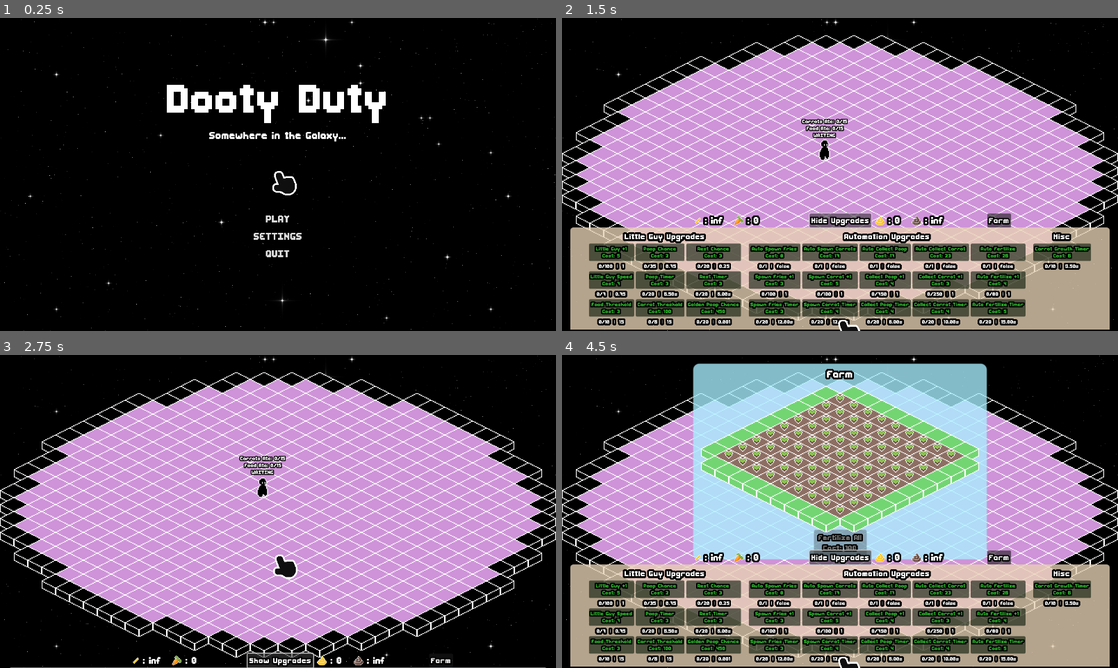
Above: before the commit, frames 1-4 (two rows, left to right).
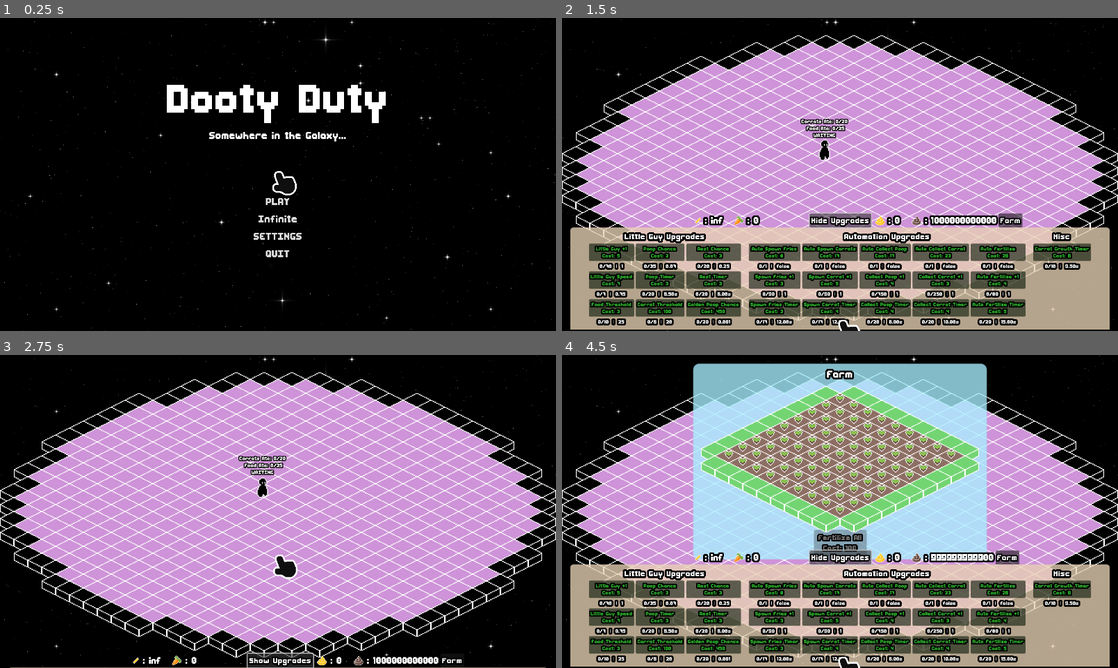
Above: after the commit, the same moments.

Repository: FennecKii/gdtv-jam-2025
Game: Godot game, scene res://ui/main_menu.tscn
Two runs of this game, one before a commit and one after it. Both use one fixed random seed, a clock stepped at 60 frames per second and the inputs below. Sound files missing from this copy of the repository are replaced by a short silence.
Inputs (mouse positions are in pixels of both pictures, inside the frame that each line leads up to):
- Up to frame 1 (0.25 s): no input
- Up to frame 2 (1.5 s): click (840, 218) at 0.5 s, where only the run after the commit has a clickable "Infinite"; click "Show Upgrades" at 1.25 s
- Up to frame 3 (2.75 s): click "Hide Upgrades" at 2 s
- Up to frame 4 (4.5 s): click "Farm" at 2.75 s; click "Fertilize All Cost: 100" at 3.5 s; click "Show Upgrades" at 4.25 s

The runs differ from the first frame. In frame 1, 0.2% of the frame differs, in the area x 46-54%, y 57-66%; in frame 2, 1.0%, in the area x 6-83%, y 32-99%; in frame 3, 0.4%; in frame 4, 0.9%.

Commit message:
final changes and debug

Diff:
--- a/globals/Global.gd
+++ b/globals/Global.gd
@@ -5,6 +5,9 @@
 var master_volume: float = 0
 var music_volume: float = -6
 var sfx_volume: float = -6
+
+var game_won: bool = false
+var infinite_mode: bool = false
 
 @onready var littleguy_scene: PackedScene = preload("res://little guy/little_guy.tscn")
 @onready var poop_scene: PackedScene = preload("res://poop/poop.tscn")
@@ -26,7 +29,7 @@
 var poop_detection_area: Area2D
 var food_group: Node2D
 
-var common_poops_collected: float = INF
+var common_poops_collected: int = 0
 var common_food_amount: float = INF
 var common_carrot_amount: int = 0
 
@@ -43,7 +46,7 @@
 var carrot_pool_upgrade_cost: int = 100
 var carrot_pool_upgrade_count: int = 0
 const carrot_pool_upgrade_max: int = 6
-var carrot_pool_max: int = 15
+var carrot_pool_max: int = 20
 
 # UI interaction
 var cursor_interacted: bool = false
@@ -60,9 +63,9 @@
 # Little guy parameters
 var littleguy_count: int = 1
 var littleguy_speed: float = 75.0			# Little guy speed
-var littleguy_max_food_pool: int = 15		# Max food little guy can eat before guaranteed poop
+var littleguy_max_food_pool: int = 25		# Max food little guy can eat before guaranteed poop
 var poop_time: float = 6.5					# Time it takes for little guy to poop when in poop state
-var poop_chance: float = 0.75				# Chance for little guy to poop when in poop state
+var poop_chance: float = 0.075				# Chance for little guy to poop when in poop state
 var rest_time: float = 6.0					# Time it takes for little guy to rest when in rest state
 var rest_chance: float = 0.25				# Chance for little guy to take a rest when in collect state
 
@@ -115,7 +118,7 @@
 
 
 # Upgrade Maximums
-const littleguy_count_upgrade_max: int = 100
+const littleguy_count_upgrade_max: int = 70
 const littleguy_speed_upgrade_max: int = 7
 const littleguy_max_food_pool_upgrade_max: int = 10
 const poop_time_upgrade_max: int = 20
@@ -126,11 +129,11 @@
 const poop_auto_collect_amount_upgrade_max: int = 750
 const poop_auto_collect_time_upgrade_max: int = 20
 const food_spawn_auto_upgrade_max: int = 1
-const food_spawn_time_upgrade_max: int = 20
-const food_spawn_amount_upgrade_max: int = 100
+const food_spawn_time_upgrade_max: int = 17
+const food_spawn_amount_upgrade_max: int = 90
 const carrot_spawn_auto_upgrade_max: int = 1
-const carrot_spawn_time_upgrade_max: int = 20
-const carrot_spawn_amount_upgrade_max: int = 100
+const carrot_spawn_time_upgrade_max: int = 17
+const carrot_spawn_amount_upgrade_max: int = 90
 const carrot_growth_time_upgrade_max: int = 10
 const farm_auto_fertilize_upgrade_max: int = 1
 const farm_auto_fertilize_amount_upgrade_max: int = 80
@@ -219,6 +222,8 @@
 	farm_auto_fertilize_amount_upgrade_count = 0
 	farm_auto_fertilize_time_upgrade_count = 0
 	farm_auto_collect_upgrade_count = 0
+	golden_poop_chance_upgrade_count = 0
+	carrot_pool_upgrade_count = 0
 
 	# Upgrade Costs
 	littleguy_count_upgrade_cost = littleguy_count_upgrade_cost_base
@@ -244,6 +249,34 @@
 	farm_auto_collect_upgrade_cost = farm_auto_collect_upgrade_cost_base
 	farm_auto_collect_amount_upgrade_cost = farm_auto_collect_amount_upgrade_cost_base
 	farm_auto_collect_time_upgrade_cost = farm_auto_collect_time_upgrade_cost_base
+	golden_poop_chance_upgrade_cost = golden_poop_chance_upgrade_cost_base
+	carrot_pool_upgrade_cost = carrot_pool_upgrade_cost_base
+
+	littleguy_count = 1
+	littleguy_speed = 75.0
+	littleguy_max_food_pool = 25
+	poop_time = 6.5
+	poop_chance = 0.075
+	rest_time = 6.0
+	rest_chance = 0.25
+	poop_auto_collect = false
+	poop_auto_collect_amount = 1
+	poop_auto_collect_time = 6.0
+	food_spawn_auto = false
+	food_spawn_time = 12.0
+	food_spawn_amount = 1
+	carrot_spawn_auto = false
+	carrot_spawn_time = 12.0
+	carrot_spawn_amount = 1
+	carrot_growth_time = 9.5
+	farm_auto_fertilize = false
+	farm_auto_fertilize_amount = 1
+	farm_auto_fertilize_time = 15.0
+	farm_auto_collect = false
+	farm_auto_collect_amount = 1
+	farm_auto_collect_time = 10.0
+	golden_poop_chance = 0.00135
+	carrot_pool_max = 20
 
 
 func play_squash_stretch(object: Node):
--- a/little guy/little_guy.gd
+++ b/little guy/little_guy.gd
@@ -187,6 +187,7 @@
 		if is_golden_poop_chance:
 			for i in range(int(floori(float(carrot_pool) / Global.carrot_pool_max))):
 				if randf_range(0, 1) <= Global.golden_poop_chance:
+					print("pooping golden")
 					_poop_golden()
 			pooped = true
 			is_golden_poop_chance = false
--- a/main.gd
+++ b/main.gd
@@ -1,6 +1,17 @@
 extends Node2D
 
 @onready var settings: Control = %Settings
+@onready var win_panel: Control = $"CanvasLayer/Win Panel"
+
+
+func _ready() -> void:
+	if Global.game_won:
+		Global._initialized_values()
+		Global.common_poops_collected = 0
+		Global.common_carrot_amount = 0
+		Global.golden_poops_collected = 0
+		Global.game_won = false
+		win_panel.visible = false
 
 
 func _process(_delta: float) -> void:
@@ -10,7 +21,19 @@
 		if settings.visible:
 			SignalBus.settings_entered.emit()
 
+	if Global.golden_poops_collected >= 1:
+		get_tree().paused = true
+		Global.game_won = true
+		AudioManager.play_sfx_global(SoundResource.SoundType.BUTTON_START)
+		win_panel.visible = true
+
 
 func _on_menu_pressed() -> void:
 	AudioManager.play_sfx_global(SoundResource.SoundType.BUTTON_PRESS)
+	if Global.infinite_mode:
+		Global._initialized_values()
+		Global.common_poops_collected = 0
+		Global.common_carrot_amount = 0
+		Global.golden_poops_collected = 0
+		Global.infinite_mode = false
 	get_tree().change_scene_to_file("res://ui/main_menu.tscn")
--- a/main.tscn
+++ b/main.tscn
@@ -11,6 +11,7 @@
 [ext_resource type="StyleBox" uid="uid://cvxjbhhuhvsqa" path="res://resources/themes/settings_button_hover.tres" id="5_dg77c"]
 [ext_resource type="StyleBox" uid="uid://famjxx8d5arm" path="res://resources/themes/settings_button_pressed.tres" id="6_ycdy4"]
 [ext_resource type="StyleBox" uid="uid://dr1maxj5gjxmc" path="res://resources/themes/settings_button_normal.tres" id="7_w48qg"]
+[ext_resource type="PackedScene" uid="uid://bhmyxyjk7656y" path="res://ui/win_panel.tscn" id="11_dg77c"]
 
 [node name="Main" type="Node2D"]
 script = ExtResource("1_272bh")
@@ -53,6 +54,11 @@
 theme_override_styles/normal = ExtResource("7_w48qg")
 text = "Menu"
 
+[node name="Win Panel" parent="CanvasLayer" instance=ExtResource("11_dg77c")]
+process_mode = 3
+visible = false
+z_index = 3
+
 [node name="Cursor" parent="CanvasLayer" instance=ExtResource("3_1bvp3")]
 position = Vector2(654, 329)
 scale = Vector2(2, 2)
--- a/region/test.gd
+++ b/region/test.gd
@@ -28,6 +28,8 @@
 	Global.poop_group = poop_group
 	Global.golden_poop_group = golden_poop_group
 	SignalBus.add_little_guy.connect(_on_add_little_guy)
+	for i in range(Global.littleguy_count - 1):
+		spawner_component.spawn_littleguy()
 
 
 func _process(delta: float) -> void:
--- a/ui/cursor/cursor.tscn
+++ b/ui/cursor/cursor.tscn
@@ -4,6 +4,7 @@
 [ext_resource type="Script" uid="uid://cfearnoeejuck" path="res://ui/cursor/cursor.gd" id="2_o2uqn"]
 
 [node name="Cursor" type="Sprite2D"]
+process_mode = 3
 z_index = 4096
 z_as_relative = false
 texture = ExtResource("1_o2uqn")
--- a/ui/main_menu.gd
+++ b/ui/main_menu.gd
@@ -26,3 +26,13 @@
 
 func _on_button_mouse_entered() -> void:
 	AudioManager.play_sfx_global(SoundResource.SoundType.BUTTON_HOVER)
+
+
+func _on_infinite_pressed() -> void:
+	AudioManager.play_sfx_global(SoundResource.SoundType.BUTTON_START)
+	Global.infinite_mode = true
+	Global.common_poops_collected = 1000000000000
+	Global.common_carrot_amount = 0
+	Global.golden_poops_collected = 0
+	Global._initialized_values()
+	get_tree().change_scene_to_file("res://main.tscn")
--- a/ui/main_menu.tscn
+++ b/ui/main_menu.tscn
@@ -75,6 +75,14 @@
 [node name="Control" type="Control" parent="Buttons/VBoxContainer"]
 layout_mode = 2
 
+[node name="Infinite" type="Button" parent="Buttons/VBoxContainer"]
+layout_mode = 2
+theme_override_font_sizes/font_size = 32
+text = "Infinite"
+
+[node name="Control2" type="Control" parent="Buttons/VBoxContainer"]
+layout_mode = 2
+
 [node name="Settings" type="Button" parent="Buttons/VBoxContainer"]
 layout_mode = 2
 theme_override_font_sizes/font_size = 32
@@ -97,6 +105,8 @@
 
 [connection signal="mouse_entered" from="Buttons/VBoxContainer/Play" to="." method="_on_button_mouse_entered"]
 [connection signal="pressed" from="Buttons/VBoxContainer/Play" to="." method="_on_play_pressed"]
+[connection signal="mouse_entered" from="Buttons/VBoxContainer/Infinite" to="." method="_on_button_mouse_entered"]
+[connection signal="pressed" from="Buttons/VBoxContainer/Infinite" to="." method="_on_infinite_pressed"]
 [connection signal="mouse_entered" from="Buttons/VBoxContainer/Settings" to="." method="_on_button_mouse_entered"]
 [connection signal="pressed" from="Buttons/VBoxContainer/Settings" to="." method="_on_settings_pressed"]
 [connection signal="mouse_entered" from="Buttons/VBoxContainer/Quit" to="." method="_on_button_mouse_entered"]
--- /dev/null
+++ b/ui/win_panel.gd
@@ -0,0 +1,18 @@
+extends Control
+
+
+func _on_main_menu_pressed() -> void:
+	get_tree().paused = false
+	visible = false
+	AudioManager.play_sfx_global(SoundResource.SoundType.BUTTON_PRESS)
+	if Global.infinite_mode:
+		Global._initialized_values()
+		Global.common_poops_collected = 0
+		Global.common_carrot_amount = 0
+		Global.golden_poops_collected = 0
+		Global.infinite_mode = false
+	get_tree().change_scene_to_file("res://ui/main_menu.tscn")
+
+
+func _on_main_menu_mouse_entered() -> void:
+	AudioManager.play_sfx_global(SoundResource.SoundType.BUTTON_HOVER)
--- /dev/null
+++ b/ui/win_panel.tscn
@@ -0,0 +1,84 @@
+[gd_scene load_steps=4 format=3 uid="uid://bhmyxyjk7656y"]
+
+[ext_resource type="Theme" uid="uid://bytvax30knbwy" path="res://resources/themes/main_menu_theme.tres" id="1_hd5ya"]
+[ext_resource type="Script" uid="uid://chu0winyf34sp" path="res://ui/win_panel.gd" id="2_ia7pm"]
+
+[sub_resource type="StyleBoxFlat" id="StyleBoxFlat_hd5ya"]
+bg_color = Color(0.588235, 0.882353, 0.690196, 0.921569)
+border_width_left = 3
+border_width_top = 3
+border_width_right = 3
+border_width_bottom = 3
+border_color = Color(1, 1, 1, 1)
+corner_radius_top_left = 7
+corner_radius_top_right = 7
+corner_radius_bottom_right = 7
+corner_radius_bottom_left = 7
+
+[node name="Win Panel" type="Control"]
+layout_mode = 3
+anchors_preset = 15
+anchor_right = 1.0
+anchor_bottom = 1.0
+grow_horizontal = 2
+grow_vertical = 2
+theme = ExtResource("1_hd5ya")
+script = ExtResource("2_ia7pm")
+
+[node name="Panel" type="Panel" parent="."]
+custom_minimum_size = Vector2(325, 400)
+layout_mode = 2
+offset_left = 449.0
+offset_top = 160.0
+offset_right = 830.0
+offset_bottom = 560.0
+theme_override_styles/panel = SubResource("StyleBoxFlat_hd5ya")
+
+[node name="CenterContainer" type="CenterContainer" parent="Panel"]
+layout_mode = 1
+anchors_preset = 15
+anchor_right = 1.0
+anchor_bottom = 1.0
+grow_horizontal = 2
+grow_vertical = 2
+
+[node name="VBoxContainer" type="VBoxContainer" parent="Panel/CenterContainer"]
+layout_mode = 2
+
+[node name="Header" type="Label" parent="Panel/CenterContainer/VBoxContainer"]
+layout_mode = 2
+theme_override_constants/outline_size = 16
+theme_override_font_sizes/font_size = 32
+text = "Good Job
+You found the Golden Poop!"
+horizontal_alignment = 1
+vertical_alignment = 1
+
+[node name="Control" type="Control" parent="Panel/CenterContainer/VBoxContainer"]
+custom_minimum_size = Vector2(0, 10)
+layout_mode = 2
+
+[node name="Message" type="Label" parent="Panel/CenterContainer/VBoxContainer"]
+custom_minimum_size = Vector2(0, 100)
+layout_mode = 2
+theme_override_font_sizes/font_size = 16
+text = "Thank you for playing Dooty Duty.
+Sorry for all the bugs and performance issues :(
+I couldn't hash them out in time for this game jam.
+I hope you enjoyed playing!
+Please let me know if you have any feedback for me."
+horizontal_alignment = 1
+vertical_alignment = 1
+
+[node name="Control2" type="Control" parent="Panel/CenterContainer/VBoxContainer"]
+custom_minimum_size = Vector2(0, 10)
+layout_mode = 2
+
+[node name="Main Menu" type="Button" parent="Panel/CenterContainer/VBoxContainer"]
+process_mode = 3
+layout_mode = 2
+theme_override_font_sizes/font_size = 24
+text = "Main Menu"
+
+[connection signal="mouse_entered" from="Panel/CenterContainer/VBoxContainer/Main Menu" to="." method="_on_main_menu_mouse_entered"]
+[connection signal="pressed" from="Panel/CenterContainer/VBoxContainer/Main Menu" to="." method="_on_main_menu_pressed"]
Not shown: 1 places in main.tscn that only renumber resources
Not shown, added: ui/win_panel.gd.uid
